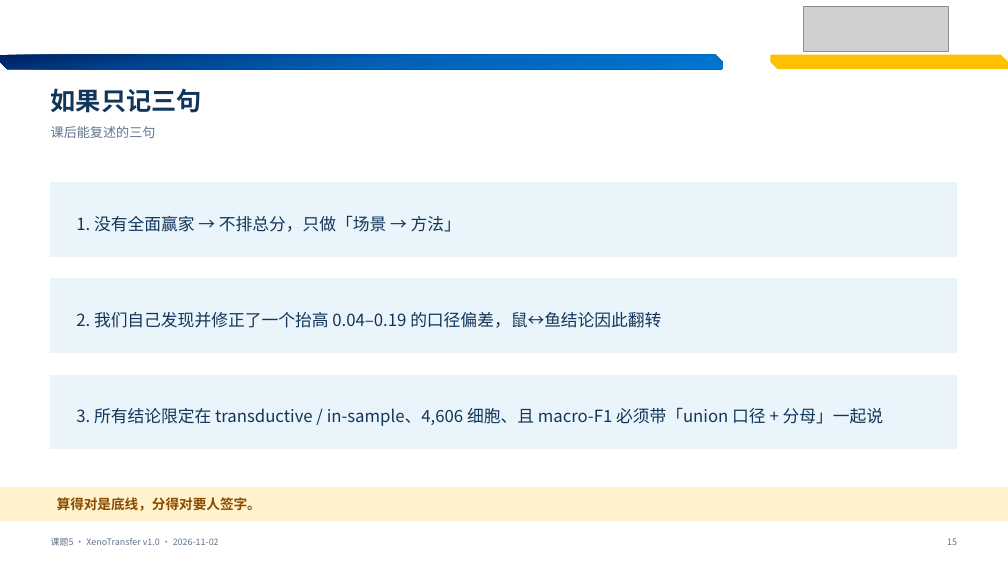
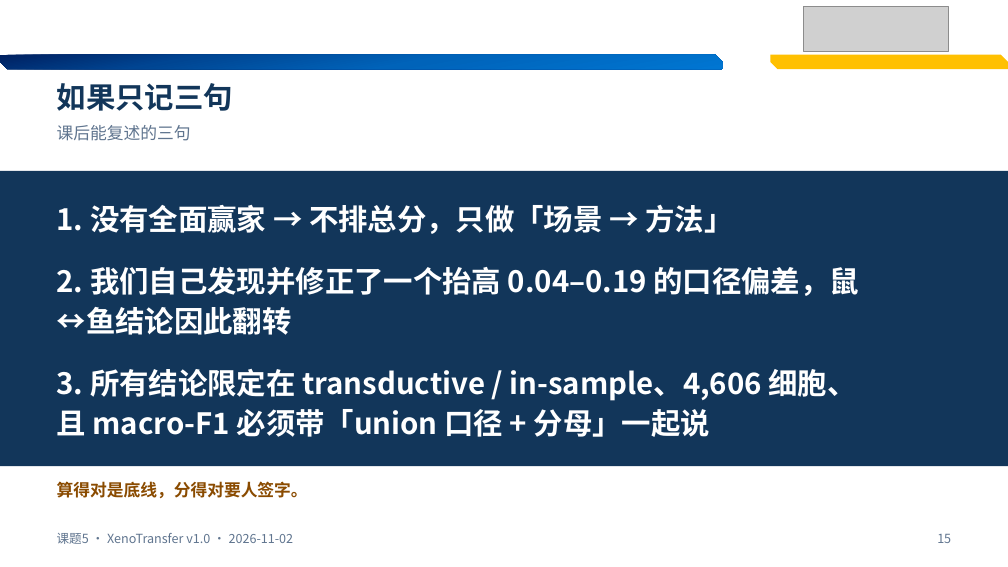
Before and after one commit to bernis-web/course5-prep, a slide deck: slide 15 of results/stage-reports-20261102/课题5-三场景结论与可复现闭环.pptx. Drawn at 1008x567 pixels with LibreOffice and Linux fonts; fonts in the diff are those of the drawing; grey boxes stand for pictures. Boxes give left, top, right and bottom in pixels: in the first picture for what was removed or moved away, otherwise in the second. Text is boxed around its words. In the diff, an @@ line names an element or a change of style, - is before the commit and + after.

Commit message:
PPT v2：去 AI 味重排（8 种版式 / 5 档字号 / 三线表）
治的是「同一个模板套 15 页」这个病根：
- 字号 8 种手调值(8.5/11.5/12.5/13/16/17/24/32) → 5 档几何级数(12/16/28/40/52)
- 版式 1 种 → 8 种（封面/全宽三线表/窄栏表/数字页/表+表下注/论述页/清单页/结论页）
- 8.5pt 28 处全部提到 12pt，未删列未拆页
- 表格改三线表，数字 Consolas 等宽右对齐
- 强调色 #8A4B00 只标结论词，撤掉每页米黄通栏
- 结论页整幅 #12365A 深蓝块

校模板 master/DEFAULT版式/15张背景图/校徽 全部保留；
341 个字符串逐字核对，0 缺失 0 新增；对比度全部 >=4.5:1。
已去掉对外期次标识（内部代号不进 PPT）。

含 render/v2 全页渲染 + gray 灰度 + thumb 缩略 + 3 页 before/after + 视觉改造说明。

```diff
--- a/results/stage-reports-20261102/课题5-三场景结论与可复现闭环.pptx
+++ b/results/stage-reports-20261102/课题5-三场景结论与可复现闭环.pptx
@@ text "如果只记三句" at <box>57,83,233,111</box>: size 24 to 28 pt; line spacing 1 to 30.8pt @@
@@ text "课后能复述的三句" at <box>57,125,191,141</box>: size 12.5 to 16 pt; line spacing 1 to 19.2pt; vertical alignment middle to top @@
@@ rectangle: place and size @@
-rectangle at <box>51,279,957,352</box>
+rectangle at <box>0,171,1008,466</box>
@@ rectangle at <box>0,171,1008,466</box>: fill #EAF4FB to #12365A; outline #EAF4FB 1 pt to none @@
@@ rectangle removed at <box>51,183,957,256</box> @@
@@ text "1. 没有全面赢家 → 不排总分，只做「场景 → ...": place and size @@
-text "1. 没有全面赢家 → 不排总分，只做「场景 → ..." at <box>76,216,461,232</box>
+text "1. 没有全面赢家 → 不排总分，只做「场景 → ..." at <box>57,204,733,234</box>
@@ size 16 to 28 pt, text colour #12365A to #FFFFFF, bold on; line spacing 1.4 to 37.8pt; vertical alignment middle to top in 3 elements at <box>57,204,733,234</box>, <box>57,369,857,437</box>, <box>57,267,859,335</box> @@
@@ text "2. 我们自己发现并修正了一个抬高 0.04–0.19 的口径偏差，鼠↔鱼结论因此翻转": place and size @@
-text "2. 我们自己发现并修正了一个抬高 0.04–0.19 的口径偏差，鼠↔鱼结论因此翻转" at <box>76,312,661,328</box>
+text "2. 我们自己发现并修正了一个抬高 0.04–0.19 的口径偏差，鼠↔鱼结论因此翻转" at <box>57,267,859,335</box>
@@ rectangle removed at <box>51,375,957,448</box> @@
@@ text "3. 所有结论限定在 transductive / in-sample、4,606 ...": place and size @@
-text "3. 所有结论限定在 transductive / in-sample、4,606 ..." at <box>76,408,883,426</box>
+text "3. 所有结论限定在 transductive / in-sample、4,606 ..." at <box>57,369,857,437</box>
@@ text "算得对是底线，分得对要人签字。": place and size @@
-text "算得对是底线，分得对要人签字。" at <box>57,497,261,511</box>
+text "算得对是底线，分得对要人签字。" at <box>57,481,308,498</box>
@@ text "算得对是底线，分得对要人签字。" at <box>57,481,308,498</box>: size 13 to 16 pt; line spacing 1 to 19.2pt; vertical alignment middle to top @@
@@ rectangle removed at <box>0,488,1008,521</box> @@
@@ text "课题5 · XenoTransfer v1.0 · ..." at <box>57,533,294,544</box>: size 8.5 to 12 pt; line spacing 1 to 14.4pt; vertical alignment middle to top @@
@@ text "15" at <box>937,534,951,543</box>: size 8.5 to 12 pt; line spacing 1 to 14.4pt; vertical alignment middle to top @@
```
Also in this commit, not shown: 14 other slides changed, 23 other files.
